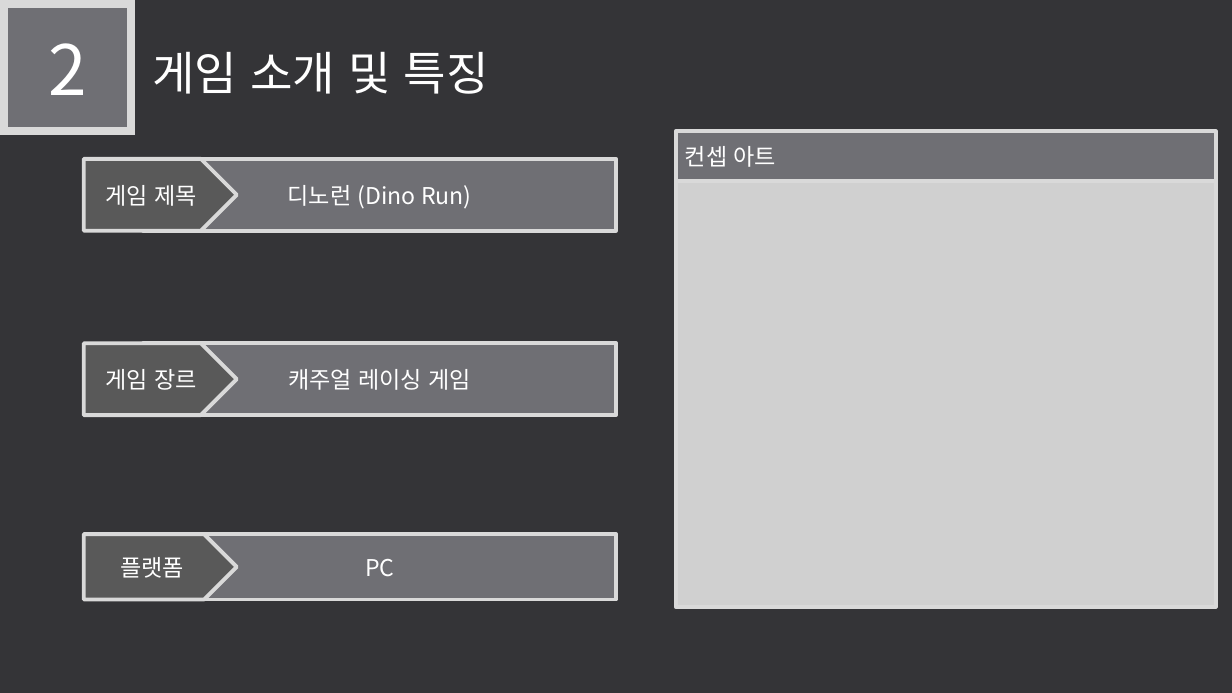
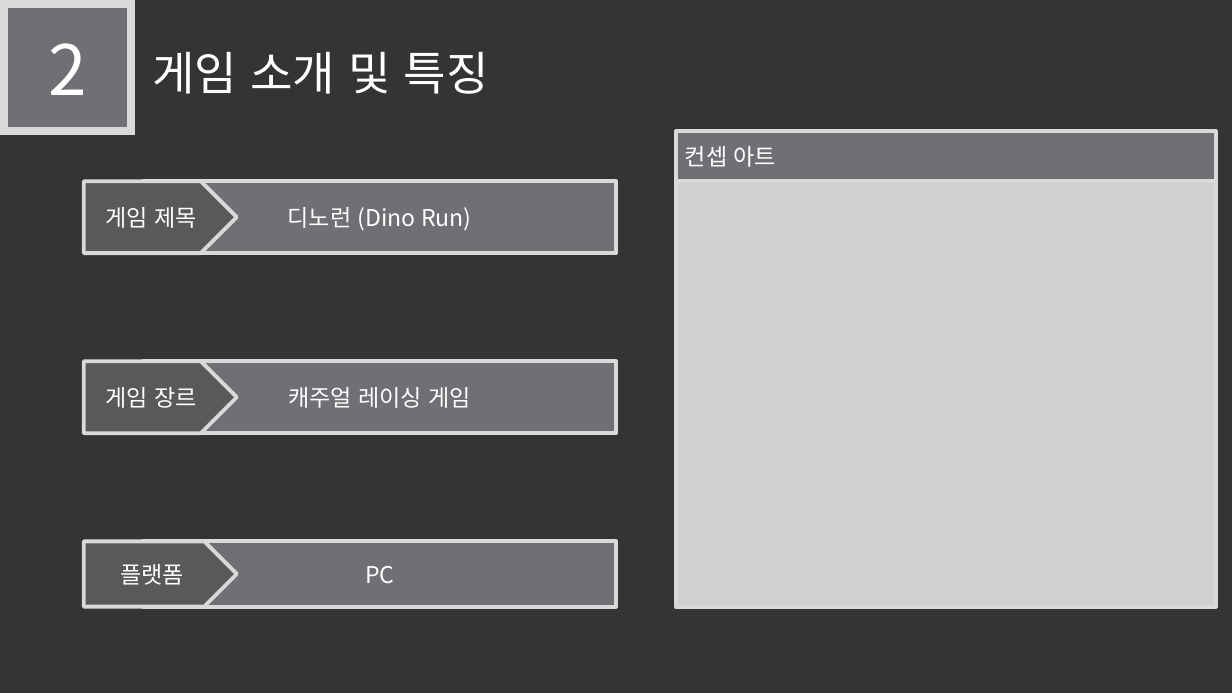
Before and after one commit to LEGO0937/Our_Project, a slide deck: slide 5 of 기획단계/졸작 제안서_α.pptx. Drawn at 1232x693 pixels with LibreOffice and Linux fonts; fonts in the diff are those of the drawing; grey boxes stand for pictures. Boxes give left, top, right and bottom in pixels: in the first picture for what was removed or moved away, otherwise in the second. Text is boxed around its words. In the diff, an @@ line names an element or a change of style, - is before the commit and + after.

```diff
--- a/기획단계/졸작 제안서_α.pptx
+++ b/기획단계/졸작 제안서_α.pptx
@@ 2 rectangles, 2 pentagon arrows: place and size @@
-2 rectangles, 2 pentagon arrows at <box>84,159,616,415</box>
+2 rectangles, 2 pentagon arrows at <box>84,181,616,433</box>
@@ pentagon arrow "플랫폼": place and size @@
-pentagon arrow "플랫폼" at <box>84,534,238,600</box>
+pentagon arrow "플랫폼" at <box>84,542,238,607</box>
@@ rectangle "PC": place and size @@
-rectangle "PC" at <box>143,534,616,600</box>
+rectangle "PC" at <box>143,542,616,607</box>
```
Also in this commit, not shown: 5 other slides changed, 1 slide added, 2 slides removed.
